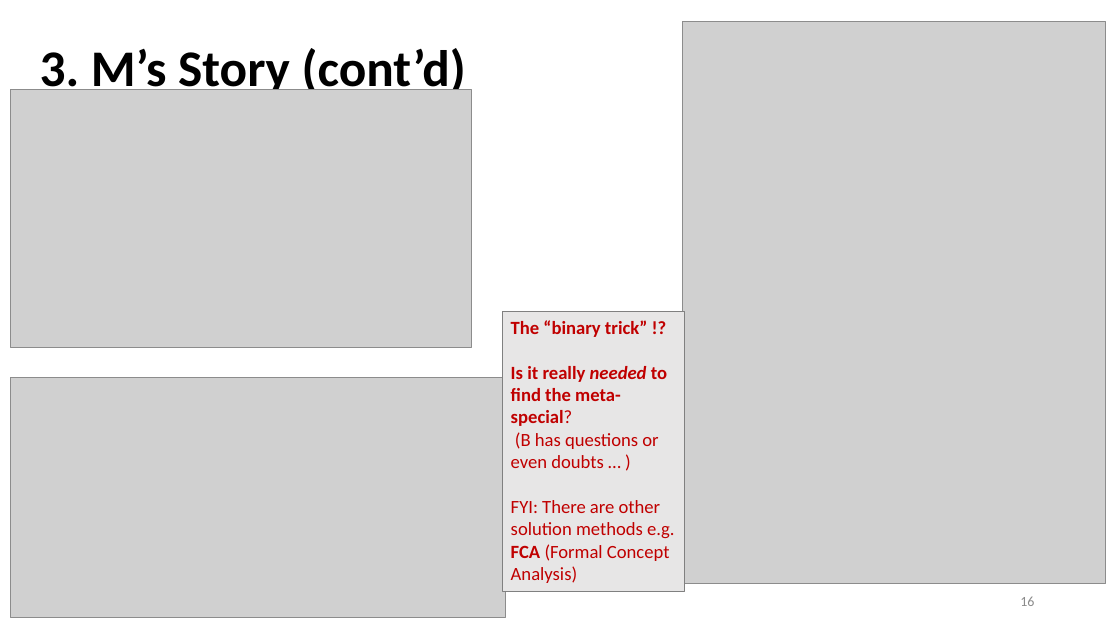
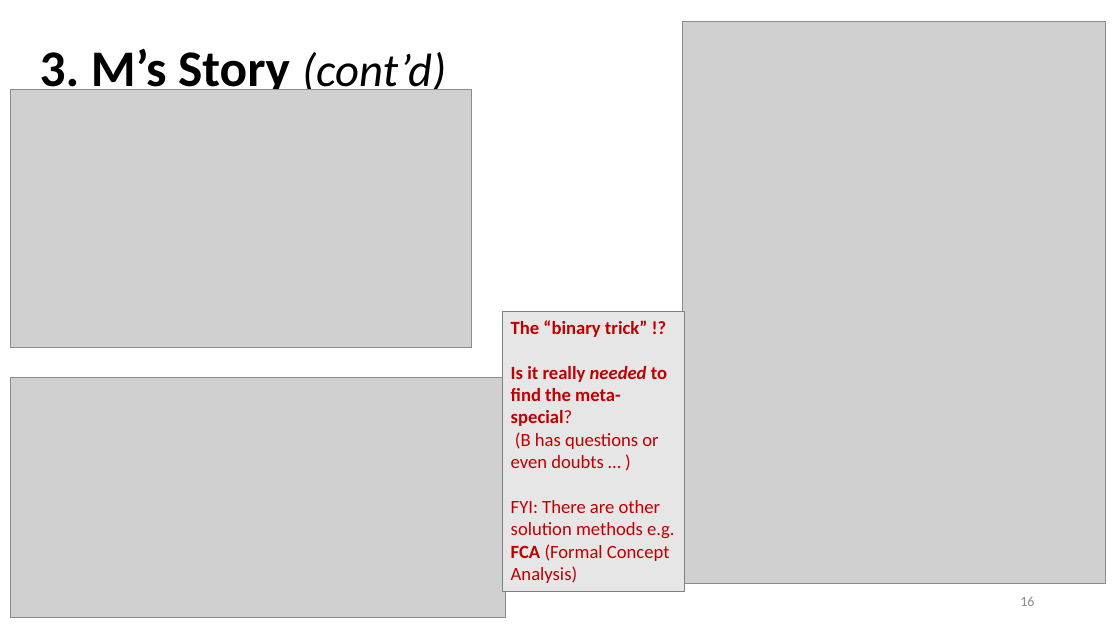
Before and after one commit to idaks/WODB, a slide deck: slide 16 of automorphisms/WODB-JCDL-workshop.pptx. Drawn at 1120x630 pixels with LibreOffice and Linux fonts; fonts in the diff are those of the drawing; grey boxes stand for pictures. Boxes give left, top, right and bottom in pixels: in the first picture for what was removed or moved away, otherwise in the second. Text is boxed around its words. In the diff, an @@ line names an element or a change of style, - is before the commit and + after.

```diff
--- a/automorphisms/WODB-JCDL-workshop.pptx
+++ b/automorphisms/WODB-JCDL-workshop.pptx
@@ title "3. M’s Story (cont’d)" at (40,49,446,99): size 44 to 40 pt, bold off, italic on in "(cont’d)" @@
```
Also in this commit, not shown: 2 other slides changed, 3 slides added, 3 other files.
